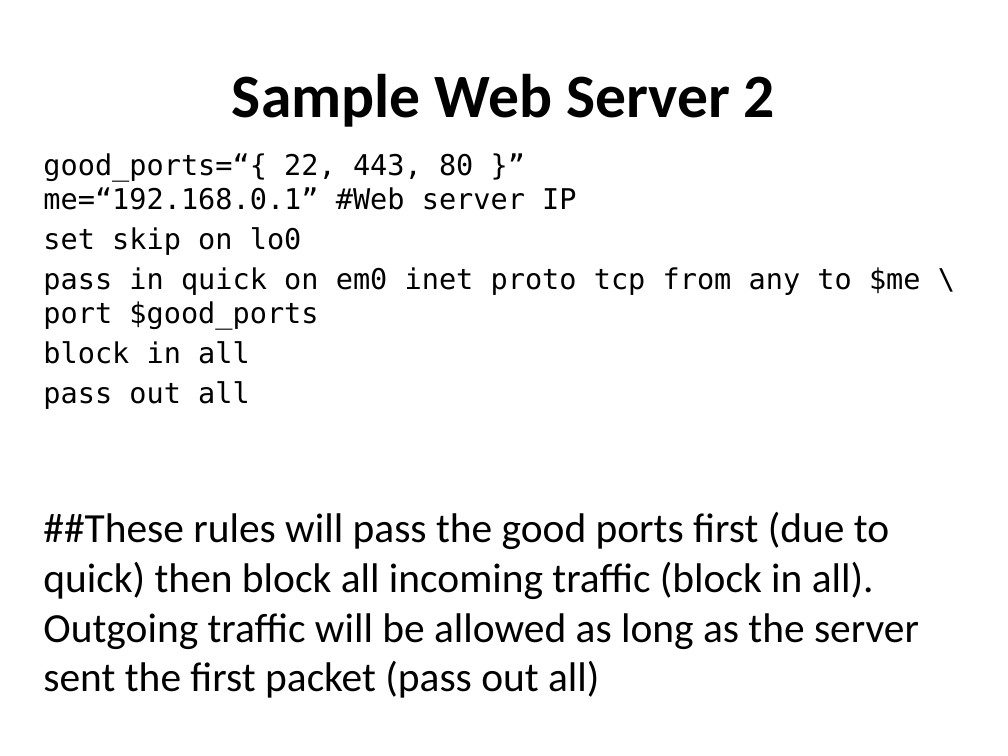
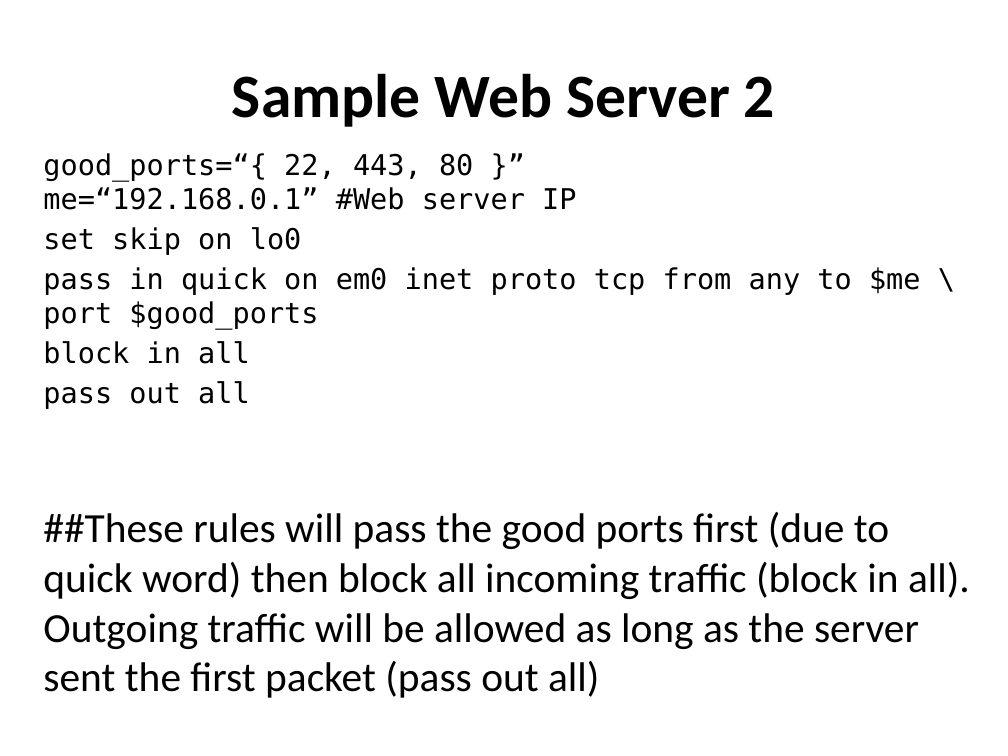
Before and after one commit to afnog/sse, a slide deck: slide 28 of firewalls/Firewalling in FreeBSD-v1.pptx (slide 26 before the commit). Drawn at 1008x756 pixels with LibreOffice and Linux fonts; fonts in the diff are those of the drawing. Boxes give left, top, right and bottom in pixels: in the first picture for what was removed or moved away, otherwise in the second. Text is boxed around its words. In the diff, an @@ line names an element or a change of style, - is before the commit and + after.

```diff
--- a/firewalls/Firewalling in FreeBSD-v1.pptx
+++ b/firewalls/Firewalling in FreeBSD-v1.pptx
@@ text at box(43, 512, 970, 698): text changed @@
-##These rules will pass the good ports first (due to quick) then block all incoming traffic (block in all). Outgoing traffic will be allowed as long as the server sent the first packet (pass out all)
+##These rules will pass the good ports first (due to quick word) then block all incoming traffic (block in all). Outgoing traffic will be allowed as long as the server sent the first packet (pass out all)
```
Also in this commit, not shown: 4 other slides changed, 1 slide added.
